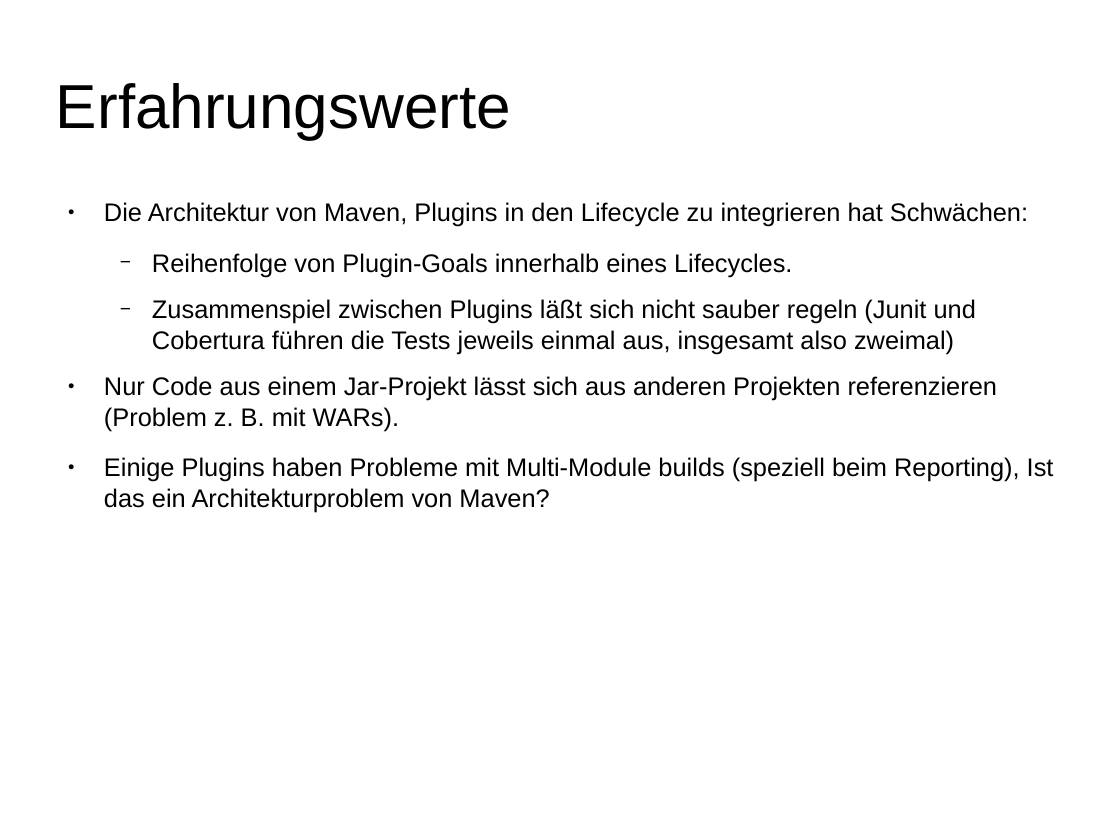
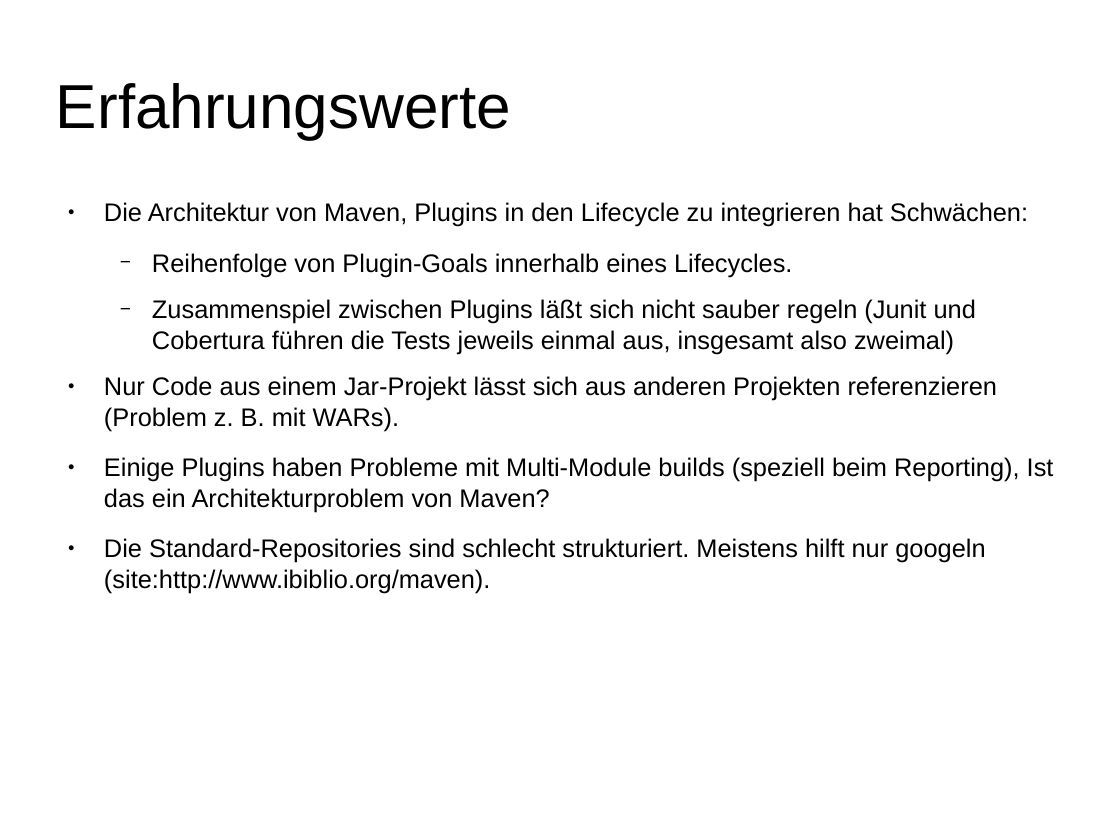
Before and after one commit to herrwieger/experttrainingbuildsystems, a slide deck: slide 10 of praesentationen/maven2.odp. Drawn at 1120x840 pixels with LibreOffice and Linux fonts; fonts in the diff are those of the drawing. Boxes give left, top, right and bottom in pixels: in the first picture for what was removed or moved away, otherwise in the second. Text is boxed around its words. In the diff, an @@ line names an element or a change of style, - is before the commit and + after.

```diff
--- a/praesentationen/maven2.odp
+++ b/praesentationen/maven2.odp
@@ text at (104,538,985,593): paragraph added @@
+● Die Standard-Repositories sind schlecht strukturiert. Meistens hilft nur googeln (site:http://www.ibiblio.org/maven).
```
